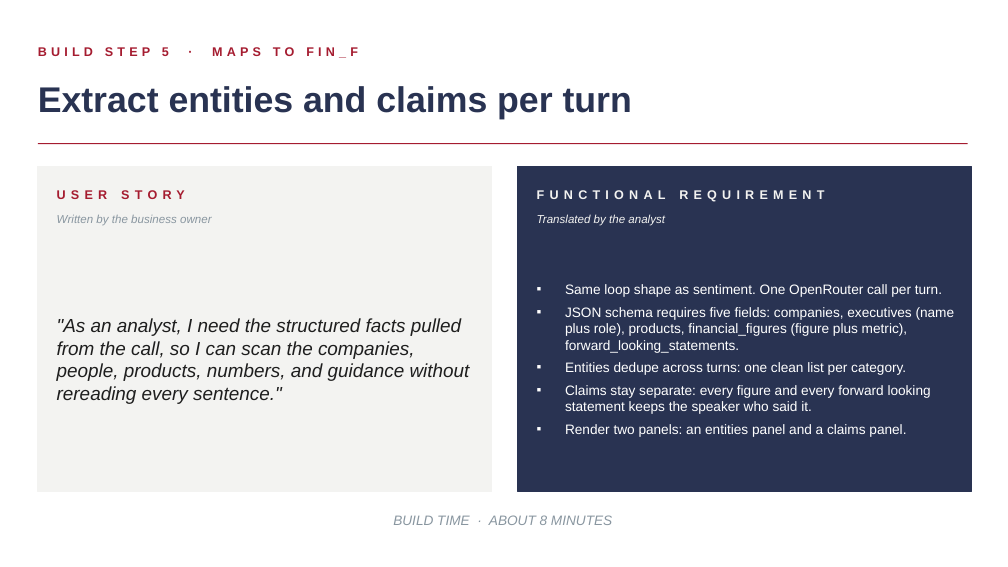
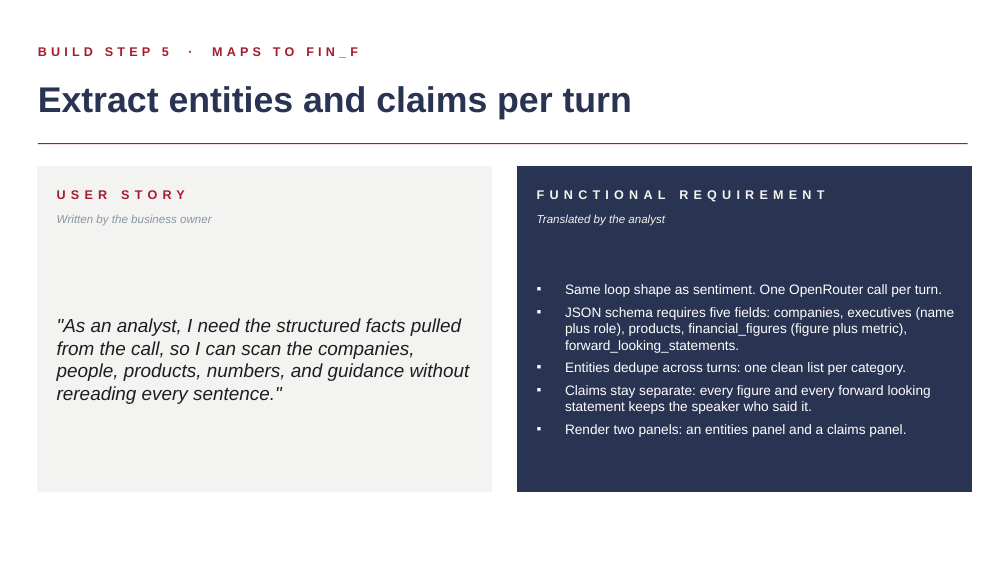
Before and after one commit to kwartler/vienna-genai-finance-course, a slide deck: slide 16 of lessons/day2-finance/C_Day2_Finance_SPA_Build.pptx. Drawn at 1008x567 pixels with LibreOffice and Linux fonts; fonts in the diff are those of the drawing. Boxes give left, top, right and bottom in pixels: in the first picture for what was removed or moved away, otherwise in the second. Text is boxed around its words. In the diff, an @@ line names an element or a change of style, - is before the commit and + after.

```diff
--- a/lessons/day2-finance/C_Day2_Finance_SPA_Build.pptx
+++ b/lessons/day2-finance/C_Day2_Finance_SPA_Build.pptx
@@ text removed at <box>393,515,612,525</box> @@
-BUILD TIME · ABOUT 8 MINUTES
```
Also in this commit, not shown: 15 other slides changed.
